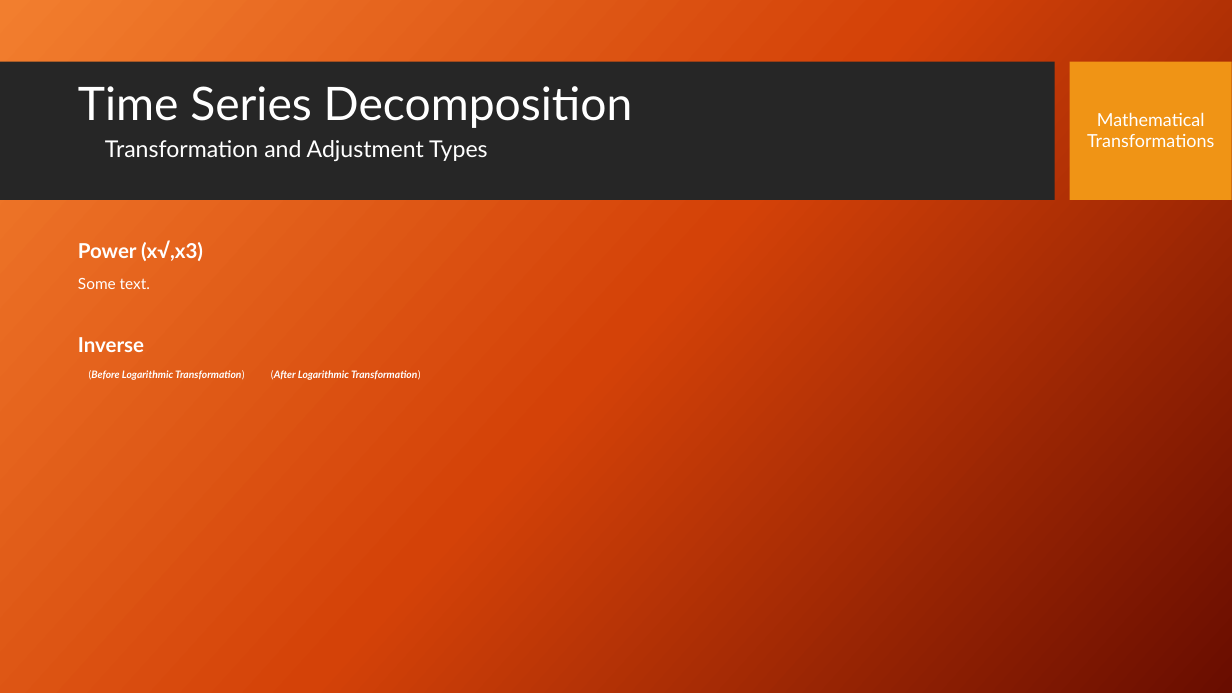
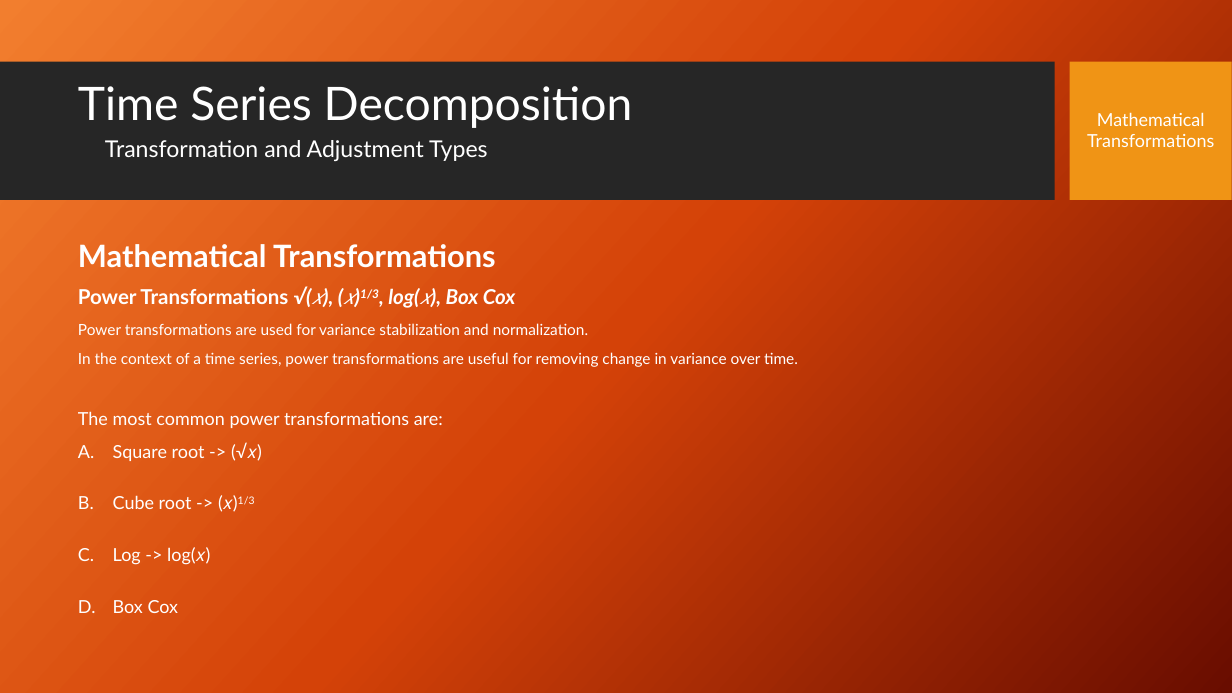
Before and after one commit to stephen-haslett/data-624, a slide deck: slide 3 of Data624TimeSeriesDecompPresentation.pptx (slide 5 before the commit). Drawn at 1232x693 pixels with LibreOffice and Linux fonts; fonts in the diff are those of the drawing; background and template pictures are left out. Boxes give left, top, right and bottom in pixels: in the first picture for what was removed or moved away, otherwise in the second. Text is boxed around its words. In the diff, an @@ line names an element or a change of style, - is before the commit and + after.

```diff
--- a/Data624TimeSeriesDecompPresentation.pptx
+++ b/Data624TimeSeriesDecompPresentation.pptx
@@ text at <box>78,244,798,613</box>: text changed; size 8 to 12 pt; bold off; italic off @@
-Power (x√,x3)
-Some text.
-Inverse
-(Before Logarithmic Transformation) (After Logarithmic Transformation)
+Mathematical Transformations
+Power Transformations √(𝑥), (𝑥)1/3, log(𝑥), Box Cox
+Power transformations are used for variance stabilization and normalization.
+In the context of a time series, power transformations are useful for removing change in variance over time.
+The most common power transformations are:
+A. Square root -> (√𝑥)
+B. Cube root -> (𝑥)1/3
+C. Log -> log(𝑥)
+D. Box Cox
```
Also in this commit, not shown: 2 other slides changed, 3 slides added, 1 slide removed.
